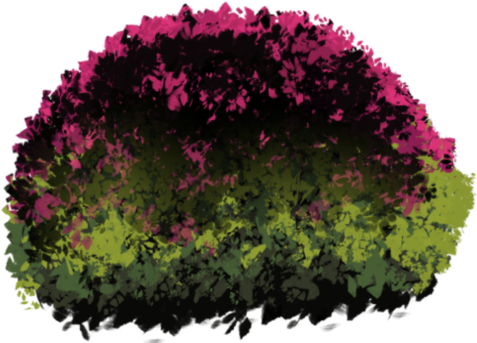
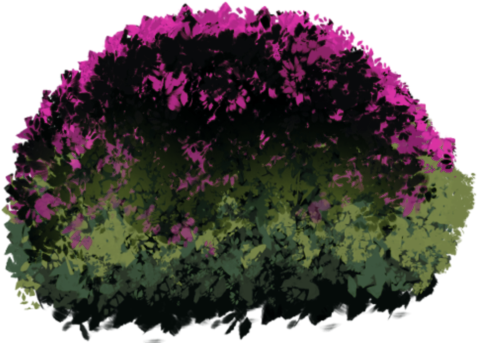
Layer changes from the first (477, 343) image to the second:
painted on "Ex bbb.png" over bbox(1, 1, 476, 340)
